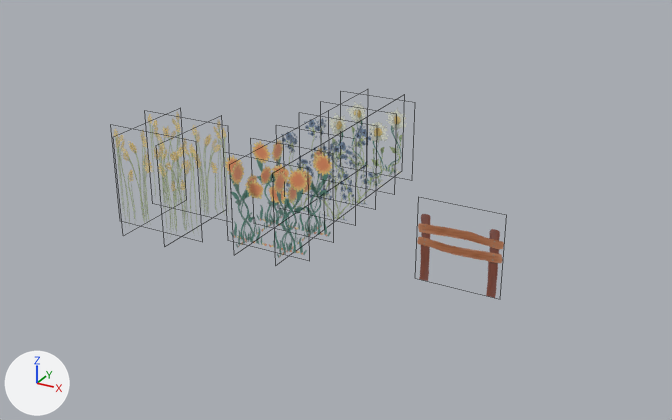
What one commit did to the Blender file Art/Modely/2Dmodely/untitled.blend.
Rendered twice from a 50 mm lens placed at (1.81, -7.53, 4.28), pointed at (-2.32, -0.02, 0.52). Every picture has the same lights, and +X, +Y and +Z are marked at lower left. Mesh edges are drawn as thin lines.
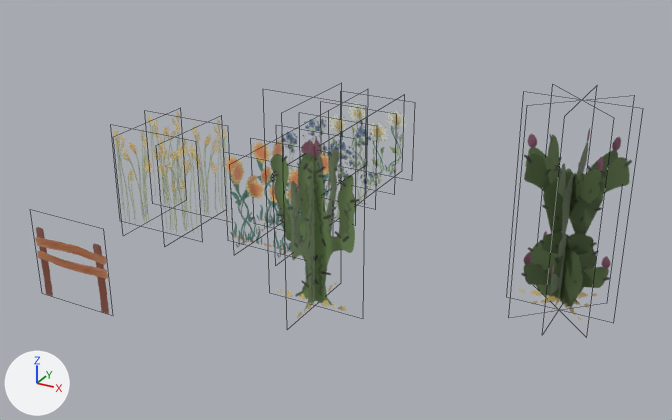
Where the change shows, as pixel boxes [x1, y1, x2, y2] in the pictures (672 x 420 px):
```json
{"object": "Plane.006", "change": "added", "after": [519, 128, 632, 321], "on screen": "green", "faces in mat_kaktus2_001 (picture img_kaktus2_png_001)": [521, 134, 621, 321], "faces in mat_kaktus2 (picture img_kaktus2_png)": [519, 128, 632, 313]}
{"object": "Plane.004", "change": "added", "after": [271, 133, 360, 318], "on screen": "green"}
{"object": "Plane", "change": "moved", "before": [417, 214, 504, 298], "after": [35, 227, 109, 314]}
```

Scene script edits in JSON lines:
```json
{"op": "add", "block": "img_kaktus2_png", "code": ["img_kaktus2_png = load_image('kaktus2.png', 'kaktus2.png', 512, 512, 'sRGB')"]}
{"op": "add", "block": "img_kaktus2_png_001", "code": ["img_kaktus2_png_001 = load_image('kaktus2.png.001', 'kaktus2.png', 512, 512, 'sRGB')"]}
{"op": "add", "block": "img_kaktus1_png", "code": ["img_kaktus1_png = load_image('kaktus1.png', 'kaktus1.png', 512, 512, 'sRGB')"]}
{"op": "add", "block": "mat_kaktus2", "code": ["mat_kaktus2 = principled_material('kaktus2')", "mat_kaktus2.texture = img_kaktus2_png  # with its transparency"]}
{"op": "add", "block": "mat_kaktus2_001", "code": ["mat_kaktus2_001 = principled_material('kaktus2.001')", "mat_kaktus2_001.texture = img_kaktus2_png_001  # with its transparency"]}
{"op": "add", "block": "mat_kaktus", "code": ["mat_kaktus = principled_material('Kaktus')", "mat_kaktus.texture = img_kaktus1_png  # with its transparency"]}
{"op": "add", "block": "me_plane_002", "code": ["me_plane_002 = bpy.data.meshes.new('Plane.002')", "me_plane_002.from_pydata(...)  # 16 vertices, 4 faces; spans x -0.5..0.5, y -1.0..1.0, z -0.5..0.5", "# faces by material slot: [2, 2]", "me_plane_002.materials.append(mat_kaktus2)  # picture img_kaktus2_png", "me_plane_002.materials.append(mat_kaktus2_001)  # picture img_kaktus2_png_001"]}
{"op": "add", "block": "me_plane", "code": ["me_plane = bpy.data.meshes.new('Plane')", "me_plane.from_pydata(...)  # 8 vertices, 2 faces; spans x -1.0..1.0, y -1.0..1.0, z -0.5..0.5", "me_plane.materials.append(mat_kaktus)  # picture img_kaktus1_png"]}
{"op": "set", "path": "ob_plane.location", "old": "(-1.0, 0.0, 0.4)", "new": "(-4.0, -2.0, 0.4)"}
{"op": "add", "block": "ob_plane_006", "code": ["ob_plane_006 = bpy.data.objects.new('Plane.006', me_plane_002)", "ob_plane_006.location = (0.0, 0.0, 1.0)", "ob_plane_006.rotation_euler = (1.571, 0.0, 3.142)  # degrees (90, 0, 180)"]}
{"op": "add", "block": "ob_plane_004", "code": ["ob_plane_004 = bpy.data.objects.new('Plane.004', me_plane)", "ob_plane_004.location = (-2.0, -1.0, 1.0)", "ob_plane_004.rotation_euler = (1.571, 0.0, 0.0)  # degrees (90, 0, 0)", "ob_plane_004.scale = (0.5, 1.0, 1.0)"]}
```
